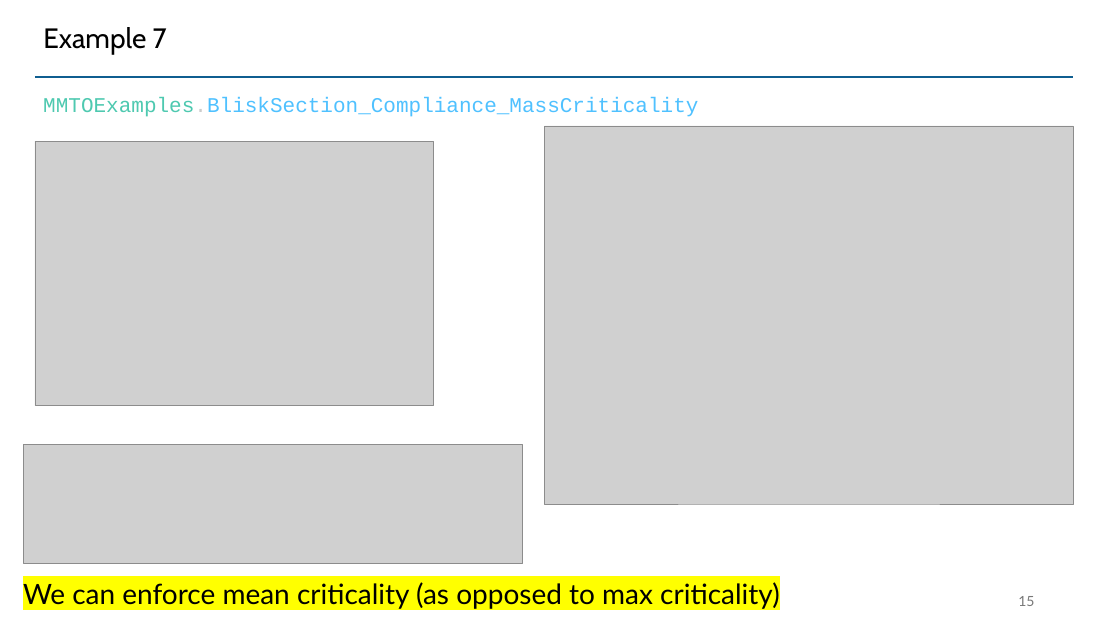
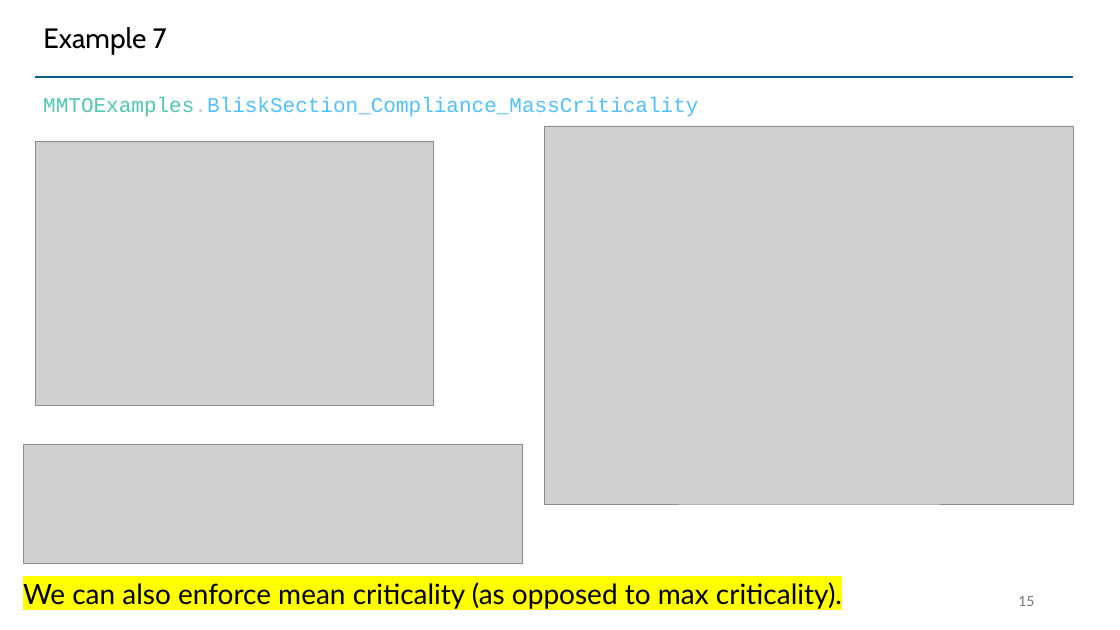
Before and after one commit to UW-ERSL/METALS, a slide deck: slide 15 of Slides/MMTOResults.pptx. Drawn at 1120x630 pixels with LibreOffice and Linux fonts; fonts in the diff are those of the drawing; grey boxes stand for pictures. Boxes give left, top, right and bottom in pixels: in the first picture for what was removed or moved away, otherwise in the second. Text is boxed around its words. In the diff, an @@ line names an element or a change of style, - is before the commit and + after.

```diff
--- a/Slides/MMTOResults.pptx
+++ b/Slides/MMTOResults.pptx
@@ text at [23,582,842,609]: text changed @@
-We can enforce mean criticality (as opposed to max criticality)
+We can also enforce mean criticality (as opposed to max criticality).
```
Also in this commit, not shown: 7 other slides changed, 6 other files.
